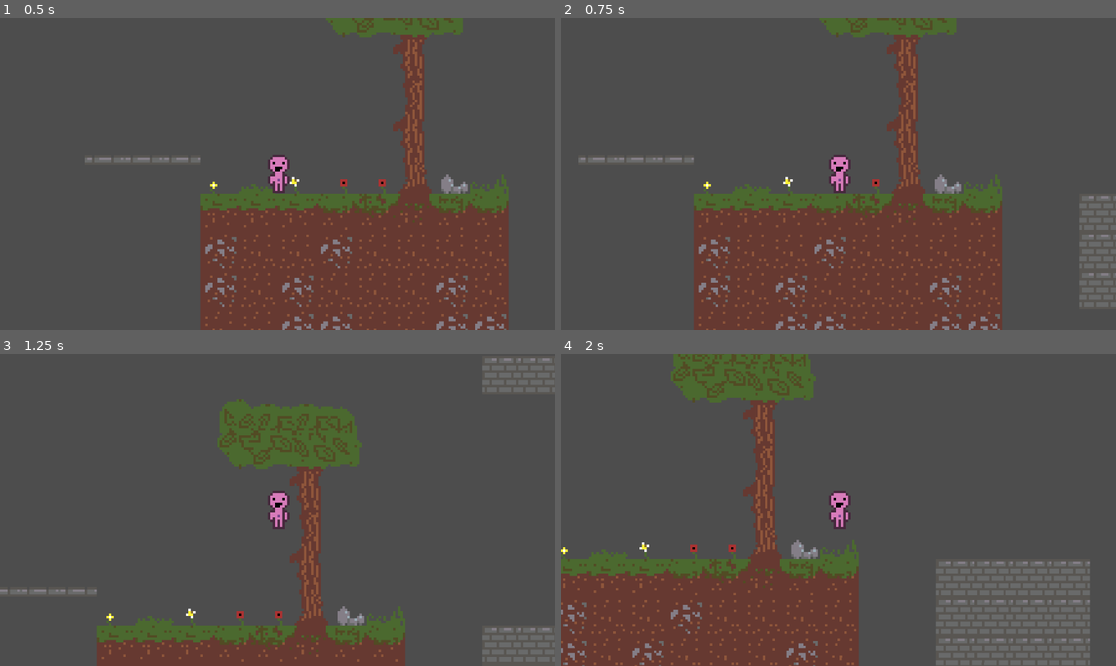
Above: before the commit, frames 1-4 (two rows, left to right).
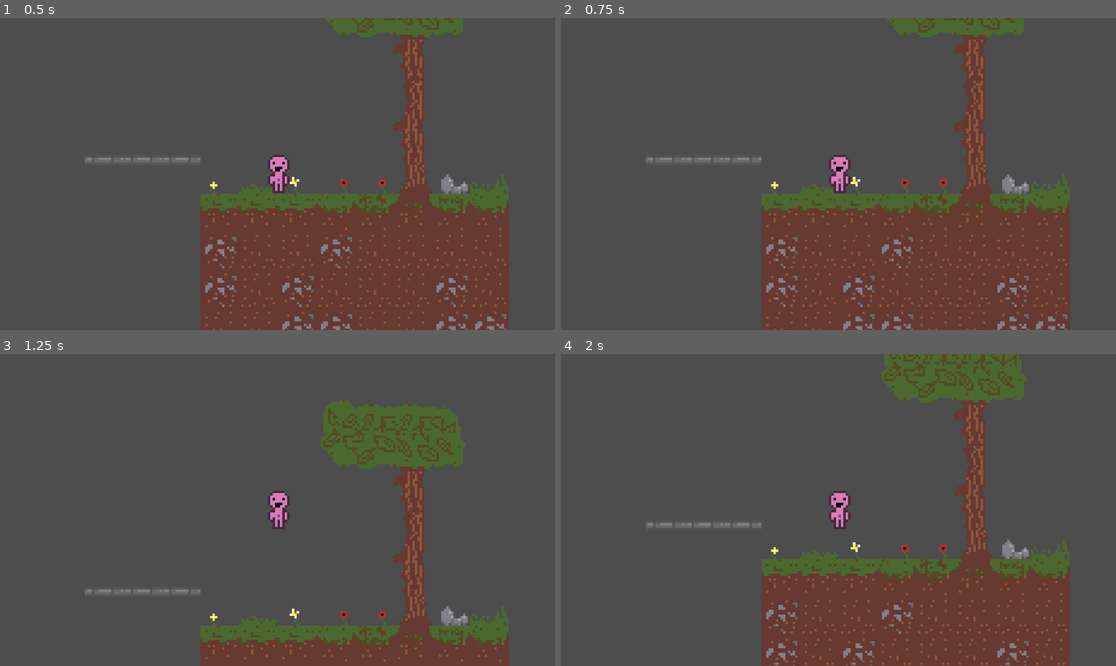
Above: after the commit, the same moments.

Repository: jyee0012/CMPT230-Game
Game: Godot game, scene res://Assets/Scenes/Levels/testlevel.tscn
The game is run twice, just before and just after one commit, with the same random seed, the same clock (stepped at 60 frames per second) and the same inputs. This scene is started directly instead of the project's main scene.
Inputs:
- Up to frame 1 (0.5 s): no input
- Up to frame 2 (0.75 s): tap Enter at 0.5 s; hold Right (right) from 0.53 s (still down); tap Shift (dash) at 0.6 s
- Up to frame 3 (1.25 s): keep holding Right (right); tap Space (jump) at 0.77, 0.8, 1.07 s
- Up to frame 4 (2 s): keep holding Right (right); tap Space (jump) at 1.35, 1.52, 1.82 s; tap Shift (dash) at 1.55 s

Frame 1 is identical in both runs. In frame 2, 22% of the frame differs, in the area x 3-100%, y 0-100%; in frame 3, 20%; in frame 4, 39%, in the area x 0-96%, y 0-100%.
Error after the commit: Invalid access to property or key 'playing' on a base object of type 'null instance'. (res://character_body_2d.gd:72)

Commit message:
walking, dashing and dying sfx
also new draft of background song

Diff:
--- a/cmpt230-game/Assets/Scenes/Levels/prototype.tscn
+++ b/cmpt230-game/Assets/Scenes/Levels/prototype.tscn
@@ -1,9 +1,12 @@
-[gd_scene load_steps=10 format=3 uid="uid://b7v382reu2u5o"]
+[gd_scene load_steps=13 format=3 uid="uid://b7v382reu2u5o"]
 
 [ext_resource type="PackedScene" uid="uid://cyc841wfb48xn" path="res://Assets/Scenes/Entities/player.tscn" id="1_uonkm"]
 [ext_resource type="PackedScene" uid="uid://be2g5ama7hmuq" path="res://Assets/Scenes/Entities/Environment.tscn" id="2_2uoqs"]
+[ext_resource type="AudioStream" uid="uid://xy5m6egybai2" path="res://Assets/audio/sound effects/walking.mp3" id="2_x6cx1"]
+[ext_resource type="AudioStream" uid="uid://dbhe7jbgulshq" path="res://Assets/audio/sound effects/death.mp3" id="3_37als"]
 [ext_resource type="Texture2D" uid="uid://dlf286bbm53ah" path="res://Assets/Sprites/Enemies/Mousepants.png" id="3_wjn6m"]
-[ext_resource type="AudioStream" uid="uid://0oibpuq10ucc" path="res://Assets/audio/ancient forest demo.wav" id="4_wda4b"]
+[ext_resource type="AudioStream" uid="uid://bqy0hd2mf56rn" path="res://Assets/audio/sound effects/dash.mp3" id="4_61c5h"]
+[ext_resource type="AudioStream" uid="uid://0oibpuq10ucc" path="res://Assets/audio/level/ancient forest demo.wav" id="4_wda4b"]
 
 [sub_resource type="PhysicsMaterial" id="PhysicsMaterial_ybxwc"]
 
@@ -22,6 +25,20 @@
 [node name="playtest" type="Node2D"]
 
 [node name="Player" parent="." instance=ExtResource("1_uonkm")]
+
+[node name="walk" type="AudioStreamPlayer" parent="Player"]
+stream = ExtResource("2_x6cx1")
+volume_db = -12.0
+bus = &"walking"
+
+[node name="death" type="AudioStreamPlayer" parent="Player"]
+stream = ExtResource("3_37als")
+bus = &"death"
+
+[node name="dash" type="AudioStreamPlayer2D" parent="Player"]
+stream = ExtResource("4_61c5h")
+volume_db = -20.0
+pitch_scale = 2.0
 
 [node name="Environment" type="Node" parent="."]
 
@@ -161,6 +178,12 @@
 
 [node name="TileMapLayer" parent="Environment" instance=ExtResource("2_2uoqs")]
 
+[node name="background" type="AudioStreamPlayer" parent="Environment"]
+stream = ExtResource("4_wda4b")
+volume_db = -16.0
+autoplay = true
+bus = &"background"
+
 [node name="Enemy" type="CharacterBody2D" parent="."]
 position = Vector2(-245, 0)
 
@@ -169,7 +192,3 @@
 
 [node name="CollisionShape2D" type="CollisionShape2D" parent="Enemy"]
 shape = SubResource("CapsuleShape2D_iudck")
-
-[node name="AudioStreamPlayer" type="AudioStreamPlayer" parent="."]
-stream = ExtResource("4_wda4b")
-autoplay = true
--- /dev/null
+++ b/cmpt230-game/Assets/Scenes/Levels/walk.gd
@@ -0,0 +1,11 @@
+extends AudioStreamPlayer
+
+
+# Called when the node enters the scene tree for the first time.
+func _ready() -> void:
+	pass # Replace with function body.
+
+
+# Called every frame. 'delta' is the elapsed time since the previous frame.
+func _process(delta: float) -> void:
+	pass
--- a/cmpt230-game/character_body_2d.gd
+++ b/cmpt230-game/character_body_2d.gd
@@ -62,10 +62,20 @@
 	dash_count = 0
 
 func GetInput() -> void:
+	#check if walking and not jumping then play sound if not playing
+	if velocity.y == 0 and Input.get_axis("left", "right"):
+		#print_debug("walk")
+		if not $walk.playing:
+			$walk.play()
+	else:
+		#print_debug("not walking")
+		if $walk.playing:
+			$walk.stop()
 		# Get the input direction and handle the movement/deceleration.
 		# As good practice, you should replace UI actions with custom gameplay actions.
 	if Input.is_action_just_pressed("dash") and can_dash and dash_count < dash_allowed:
 		velocity.x = facing * SPEED * 10
+		$dash.play()
 		dashing = true
 		dash_count+=1
 	else:
@@ -81,6 +91,8 @@
 				$Sprite2D.flip_h = velocity.x <= 0
 			else:
 				velocity.x = move_toward(velocity.x, 0, SPEED)
+
+
 func JumpHandler() -> void:
 	if is_on_wall() and wall_jump:
 		CountReset()
@@ -99,6 +111,7 @@
 func DeathHandler() -> void:
 	# death handling
 	if (position.y > 1000):
+		$death.play()
 		set_position(Vector2(0, 38))
 		death_count+=1
 		print(str(["Death: ", death_count]))
--- /dev/null
+++ b/cmpt230-game/default_bus_layout.tres
@@ -0,0 +1,40 @@
+[gd_resource type="AudioBusLayout" load_steps=3 format=3 uid="uid://dh8xmnce1ik7g"]
+
+[sub_resource type="AudioEffectReverb" id="AudioEffectReverb_m7u33"]
+resource_name = "Reverb"
+room_size = 0.1
+
+[sub_resource type="AudioEffectReverb" id="AudioEffectReverb_xe2hx"]
+resource_name = "Reverb"
+room_size = 0.1
+
+[resource]
+bus/0/volume_db = -0.030508
+bus/1/name = &"walking"
+bus/1/solo = false
+bus/1/mute = false
+bus/1/bypass_fx = false
+bus/1/volume_db = -3.11736
+bus/1/send = &"Master"
+bus/2/name = &"background"
+bus/2/solo = false
+bus/2/mute = false
+bus/2/bypass_fx = false
+bus/2/volume_db = -1.12151
+bus/2/send = &"Master"
+bus/3/name = &"death"
+bus/3/solo = false
+bus/3/mute = false
+bus/3/bypass_fx = false
+bus/3/volume_db = -23.7381
+bus/3/send = &"Master"
+bus/3/effect/0/effect = SubResource("AudioEffectReverb_m7u33")
+bus/3/effect/0/enabled = true
+bus/4/name = &"dash"
+bus/4/solo = false
+bus/4/mute = false
+bus/4/bypass_fx = false
+bus/4/volume_db = -26.1794
+bus/4/send = &"Master"
+bus/4/effect/0/effect = SubResource("AudioEffectReverb_xe2hx")
+bus/4/effect/0/enabled = true
Not shown, removed: cmpt230-game/Assets/audio/ancient forest demo.wav.import
Not shown, added: cmpt230-game/Assets/audio/level/ancient forest demo.wav.import
Not shown, added: cmpt230-game/Assets/audio/sound effects/dash.mp3.import
Not shown, added: cmpt230-game/Assets/audio/sound effects/death.mp3.import
Not shown, added: cmpt230-game/Assets/audio/sound effects/walking.mp3.import
Not shown, changed: cmpt230-game/Assets/audio/ancient forest demo.wav
Not shown, added: cmpt230-game/Assets/audio/level/ancient forest demo.wav
Not shown, added: cmpt230-game/Assets/audio/sound effects/dash.mp3
Not shown, added: cmpt230-game/Assets/audio/sound effects/death.mp3
Not shown, added: cmpt230-game/Assets/audio/sound effects/walking.mp3
